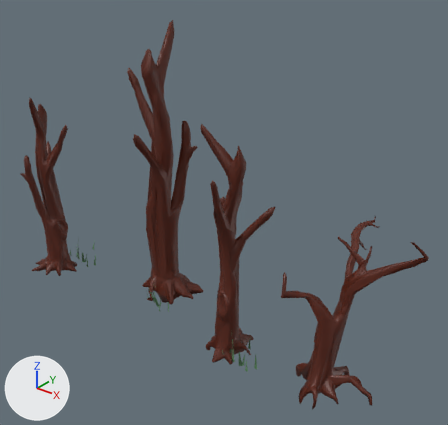
The glTF model assets/carousel_b.glb, before and after one commit.
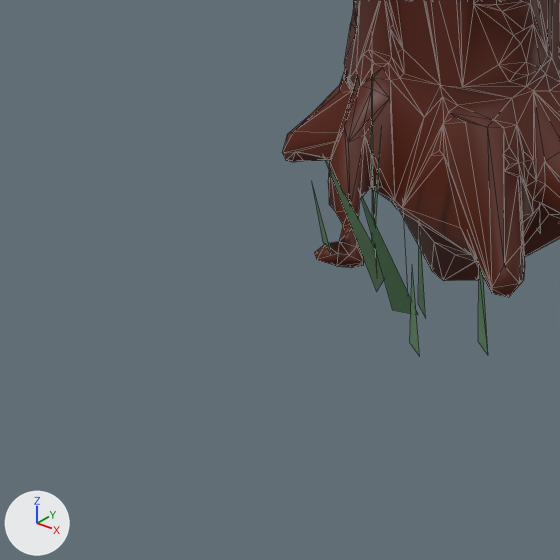
The first picture shows the older version from a camera (50 mm lens) standing at (6.41, -4.19, 6.02) and looking at (0.29, 3.46, 1.28). The close-ups show both versions on the part from 24% to 40% of the width and 63% to 80% of the height of that picture; other places that the commit changed are outside them. The axes (+X, +Y, +Z) are drawn at lower left. The lights are the same throughout. The close-ups show mesh edges as thin lines. Where no turn or scale is listed for an object, it has been applied to the vertices.

The scene before the commit, as lines of its bpy script (objects in view):
```python
me_bgtree_03_001 = bpy.data.meshes.new('bgTree_03.001')
me_bgtree_03_001.from_pydata(...)  # 1575 vertices, 3141 faces; spans x -0.72..0.74, y -0.9..0.5, z -0.16..5.06
me_bgtree_03_001.materials.append(mat_tree)  # brown #571e0a
me_grass = bpy.data.meshes.new('grass')
me_grass.from_pydata(...)  # 36 vertices, 16 faces; spans x -0.128..0.135, y -0.072..0.181, z -0.014..0.24
me_grass.materials.append(mat_grass)  # green #58835c
ob_bgtree_03_001 = bpy.data.objects.new('bgTree_03.001', me_bgtree_03_001)
ob_bgtree_03_001.location = (-1.064, 3.339, -0.7)
ob_grass_005 = bpy.data.objects.new('grass.005', me_grass)
ob_grass_005.location = (-0.755, 2.777, -0.7)
ob_grass_005.rotation_euler = (0.0, 0.0, -0.253)  # degrees (0, 0, -14)
ob_grass_005.scale = (2.5, 2.5, 2.5)
```
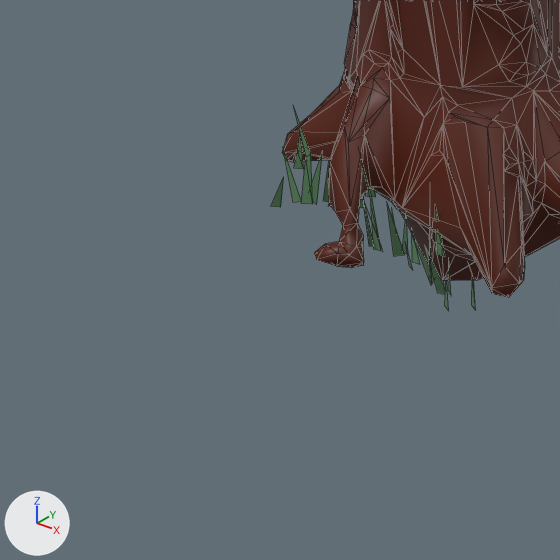
The change, as a list of edits to the scene's bpy script:
```text
Change ob_grass_005:
    ob_grass_005.location: (-0.755, 2.777, -0.7) -> (-0.694, 2.839, -0.7)
    ob_grass_005.scale: (2.5, 2.5, 2.5) -> (1.0, 1.0, 1.0)
Add ob_grass_012:
    ob_grass_012 = bpy.data.objects.new('grass.012', me_grass)
    ob_grass_012.location = (-1.217, 2.939, -0.713)
    ob_grass_012.rotation_euler = (-0.053, 0.15, 0.978)  # degrees (-3, 8.6, 56)
    ob_grass_012.scale = (1.05, 1.05, 1.05)
Add ob_grass_011:
    ob_grass_011 = bpy.data.objects.new('grass.011', me_grass)
    ob_grass_011.location = (-0.935, 2.911, -0.729)
    ob_grass_011.rotation_euler = (-0.0595, -0.0968, 0.253)  # degrees (-3.4, -5.5, 14)
    ob_grass_011.scale = (1.05, 1.05, 1.05)
```

Where the change shows, as pixel boxes (x1, y1, x2, y2) in the close-ups (560 x 560 px):
'grass.005', moved, rescaled: before (312, 71, 541, 355); after (405, 202, 476, 311)
'grass.012', added (green): after (271, 106, 376, 208)
'grass.011', added (green): after (358, 148, 445, 265)
